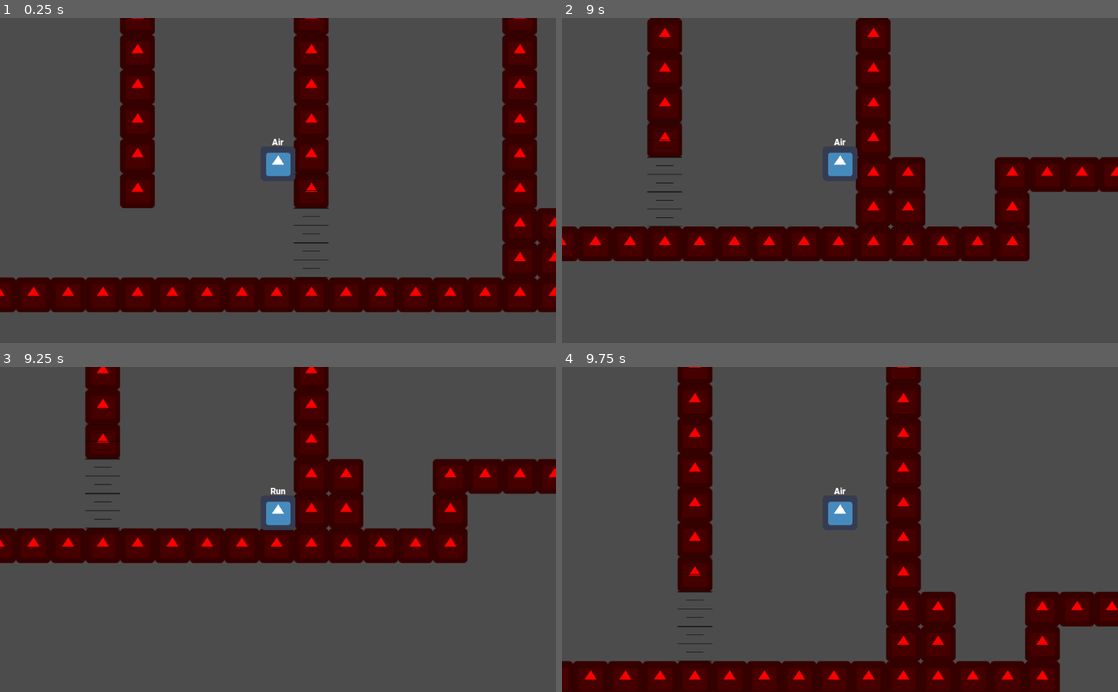
Above: before the commit, frames 1-4 (two rows, left to right).
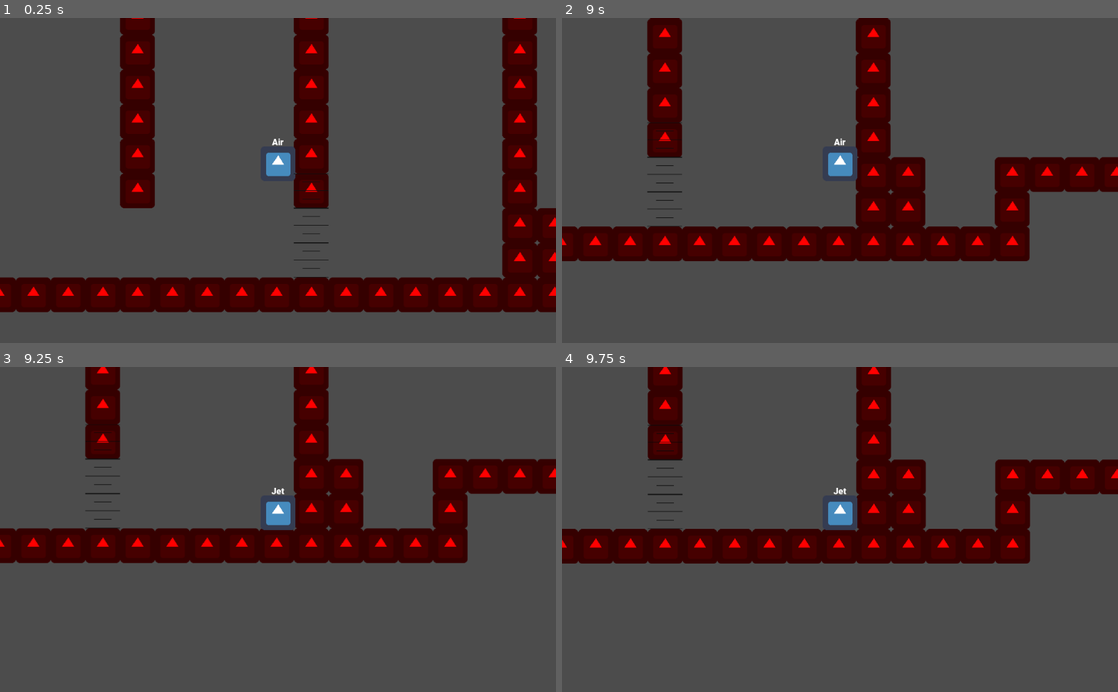
Above: after the commit, the same moments.

Repository: Vikrant0-7/Icecube_Adventure
Game: Godot game, scene res://Test.tscn
Two runs of this game, one before a commit and one after it. Both use one fixed random seed, a clock stepped at 60 frames per second and the inputs below. The project has no main scene, so this scene is started directly. The engine's default icon, where the game draws it, is replaced by a stand-in: a white triangle on a blue panel in a dark square.
Inputs:
- Up to frame 1 (0.25 s): no input
- Up to frame 2 (9 s): hold Shift (Sprint) 0.53-1.28 s; hold Right (Right) 0.53-2.03 s; tap Up (Jump) at 0.77, 1.07, 1.52, 1.55, 1.82, 3.02, 3.32, 3.77, 3.8, 4.07, 4.52, 4.82, 5.85, 6.02, 6.32, 6.77, 7.07, 7.52, 7.82, 8.3 s; tap S (duck, bound only after the commit) at 0.8, 1.35, 3.05, 7.35, 8.85 s; hold Left (Left) 2.03-2.78 s; hold Up (Jump) 2.03-2.78 s; tap Shift (Sprint) at 2.3, 2.85, 4.35 s; hold Right (Right) 2.78-4.28 s; hold S (duck, bound only after the commit) 3.53-4.28 s; hold Left (Left) 4.28-5.03 s; hold Right (Right) 5.03-5.78 s; hold S (duck, bound only after the commit) 5.03-5.78 s; hold Left (Left) 5.78-7.28 s; hold Shift (Sprint) 6.53-7.28 s; hold Right (Right) from 7.28 s (still down); hold Shift (Sprint) 8.03-8.78 s
- Up to frame 3 (9.25 s): keep holding Right (Right); tap Up (Jump) at 9.02 s; tap Shift (Sprint) at 9.05 s
- Up to frame 4 (9.75 s): tap Up (Jump) at 9.32 s; release Right (Right) at 9.53 s; hold Left (Left) from 9.53 s (still down); hold Up (Jump) from 9.53 s (still down)

Frames 1-2 are identical in both runs. In frame 3, 0.1% of the frame differs, in the area x 0-82%, y 22-56%; in frame 4, 35%, in the area x 0-100%, y 0-100%.

Commit message:
jet system is complete

Diff:
--- a/Player.tscn
+++ b/Player.tscn
@@ -73,6 +73,9 @@
 
 [node name="Jet" type="Node" parent="State_Machine"]
 script = ExtResource( 9 )
+time_to_react = 0.5
+max_speed = 60.0
+max_vertical_velocity = 70.0
 
 [node name="Camera2D" type="Camera2D" parent="."]
 current = true
--- a/Scripts/Player/Player.gd
+++ b/Scripts/Player/Player.gd
@@ -16,5 +16,12 @@
 	elif Input.is_action_pressed("Right"):
 		dir.x += 1
 
+	if Input.is_action_pressed("Jump"):
+		dir.y -= 1
+	elif Input.is_action_pressed("duck"):
+		dir.y += 1
+
+
 func _physics_process(delta):
+	print(dir)
 	get_input()
--- a/Scripts/Player/State/Air.gd
+++ b/Scripts/Player/State/Air.gd
@@ -15,14 +15,13 @@
 
 #equals to jump_gravity if time_to_peak = time_to_descent
 onready var fall_gravity : float = ((-2.0 * jump_height * one_block_size) / (time_to_descent * time_to_descent)) * -1.0 #calculates normal gravity
-onready var gliding_gravity : float = ((-0.5 * jump_height * one_block_size) / (time_to_descent * time_to_descent)) * -1.0 #calculates gliding gravity
 export (float,0,1,0.001) var drag = 0
 
 var can_jump : bool = true
 var jumps : int = 0
 
 
-export var can_glide : bool = false
+export var can_jet : bool = false
 export var can_double_jump : bool = false
 export var can_wall_jump : bool = false
 
@@ -91,7 +90,7 @@
 		state_machine.transition_to("Run")
 
 	if Input.is_action_pressed("Sprint") and Input.is_action_pressed("Jump") and is_in_range(player.velocity.y, 20):
-		state_machine.transition_to("Jet")
+		state_machine.transition_to("Jet", {g = fall_gravity})
 
 #virtual method called when state is being switch from this state to other
 func exit(new_state := "") -> void:
--- a/Scripts/Player/State/Idle.gd
+++ b/Scripts/Player/State/Idle.gd
@@ -7,6 +7,7 @@
 
 #method is called when player's state is switched to this state
 func enter(msg := {}) -> void:
+	player.velocity = Vector2.ZERO
 	#If user let go jump key then mamke player able to jump again
 	if player.dir.y == 0:
 		Air.can_jump = true
--- a/Scripts/Player/State/Jet.gd
+++ b/Scripts/Player/State/Jet.gd
@@ -1,13 +1,27 @@
 extends PlayerState
 
+export (float,0,5,0.5) var time_to_react = 1
+export (float,0,200,10) var max_speed = 40
+export (float,0,200,10) var max_vertical_velocity = 30
+
+func fixed_update(delta : float) -> void:
+	if player.dir.x != 0:
+		player.velocity.x = lerp(player.velocity.x, max_speed * player.dir.x, delta * time_to_react)
+	elif player.dir.x == 0:
+		player.velocity.x = lerp(player.velocity.x, 0, delta * time_to_react)
+
+	if player.dir.y != 0:
+		player.velocity.y = lerp(player.velocity.y, max_speed * player.dir.y, delta * time_to_react)
+	elif player.dir.y ==0:
+		player.velocity.y = lerp(player.velocity.y, max_speed * player.dir.y, delta * time_to_react)
+	if player.dir.y == 0 and player.dir.x == 0:
+		player.velocity.y += max_vertical_velocity * delta
+
+	player.velocity = player.move_and_slide(player.velocity, Vector2.UP)
 
 
-func fixed_update(delta : float) -> void:
-	player.velocity.y = 100
-	player.velocity = player.move_and_slide(player.velocity, Vector2.UP)
-
 func state_update() -> void:
-	if not Input.is_action_pressed("Jump") or not Input.is_action_pressed("Sprint") and not player.is_on_floor():
+	if Input.is_action_pressed("Sprint") and Input.is_action_pressed("duck") and not player.is_on_floor():
 		state_machine.transition_to("Air")
 	if player.is_on_floor() and player.dir.x == 0:
 		state_machine.transition_to("Idle")
--- a/Scripts/Player/State/Run.gd
+++ b/Scripts/Player/State/Run.gd
@@ -28,16 +28,20 @@
 
 	player.velocity.y = 100 #adding downwards velocity so is_on_floor() works properly
 
+	 #increasing max speed and accel if user wats to sprint
 	if Input.is_action_pressed("Sprint") and can_sprint and not is_zero_approx(player.velocity.x):
-		stamina = timer(stamina,delta)
+		stamina = timer(stamina,delta) #adding second using timer function
 		spd = sprint_speed
 		accel = sprint_acceleration
+		#if time sprinted exceeds sprint stamina then player is no longer to sprint
 		if stamina >= sprint_stamina and can_sprint:
-			stamina = sprint_stamina * sprint_tiredness
+			stamina = sprint_stamina * sprint_tiredness #managing how long player is unable to sprint
 			can_sprint = false
 	else:
+		#substracting seconds elapsed untill it becomes zero
 		if stamina > 0:
 			stamina = timer(stamina,delta,-1)
+		#giving back player ability to sprint again
 		if  stamina <= 0 and not can_sprint:
 			stamina = 0
 			can_sprint = true
@@ -58,7 +62,7 @@
 func state_update() -> void:
 
 	#switch state to idle if player is not moving and no input is given by user
-	if is_zero_approx(player.velocity.x) and player.dir.x == 0:
+	if is_in_range(player.velocity.x,10) and player.dir.x == 0:
 		state_machine.transition_to("Idle")
 
 	#switching state to air such that player can jump if user press jump button
@@ -69,5 +73,6 @@
 	if not player.is_on_floor():
 		state_machine.transition_to("Air",{do_jump = false, _speed = spd , _accel = accel})
 
+#a simple timer function which adds or substract 1 float per second
 func timer(time : float, delta : float, modifier : float = 1) -> float:
 	return time + (1 * delta * modifier)
--- a/project.godot
+++ b/project.godot
@@ -86,6 +86,12 @@
 "events": [ Object(InputEventKey,"resource_local_to_scene":false,"resource_name":"","device":0,"alt":false,"shift":false,"control":false,"meta":false,"command":false,"pressed":false,"scancode":69,"unicode":0,"echo":false,"script":null)
  ]
 }
+duck={
+"deadzone": 0.5,
+"events": [ Object(InputEventKey,"resource_local_to_scene":false,"resource_name":"","device":0,"alt":false,"shift":false,"control":false,"meta":false,"command":false,"pressed":false,"scancode":83,"unicode":0,"echo":false,"script":null)
+, Object(InputEventKey,"resource_local_to_scene":false,"resource_name":"","device":0,"alt":false,"shift":false,"control":false,"meta":false,"command":false,"pressed":false,"scancode":16777234,"unicode":0,"echo":false,"script":null)
+ ]
+}
 
 [physics]
 
